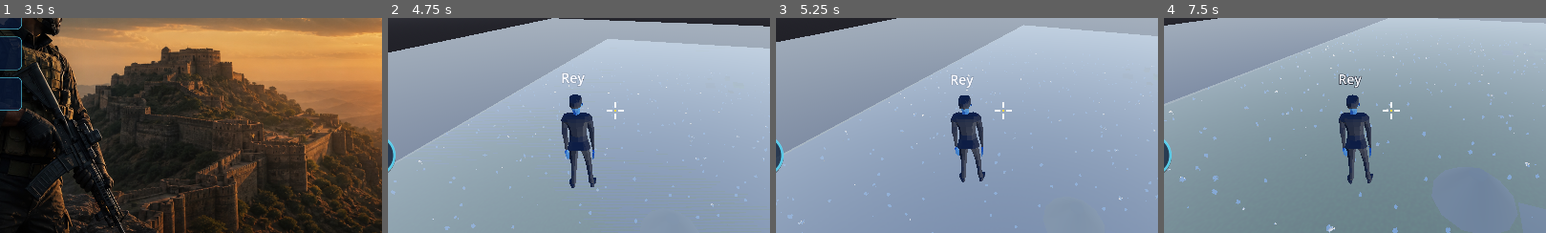
Above: before the commit, frames 1-4 (left to right).
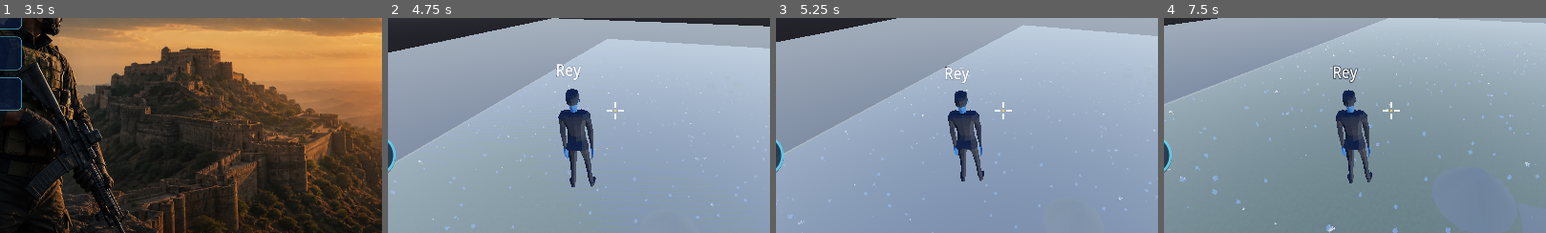
Above: after the commit, the same moments.

Repository: lk0024709-ux/Godot-fps-game-like-free-fire
Game: Godot game, scene res://scenes/splash.tscn
Two runs of this game, one before a commit and one after it. Both use one fixed random seed, a clock stepped at 60 frames per second and the inputs below.
Inputs (mouse positions are % of the whole screen's width and height, from its top left):
- Up to frame 1 (3.5 s): tap Enter at 0.5 s; move the mouse to (72, 45) at 0.52 s; hold D (move_right) 0.53-1.25 s; tap Space (jump) at 0.6, 0.77, 1.07, 1.25 s; click (72, 45) at 0.67 s; drag from (30, 55) to (45, 70) at 1.27 s; click "SOLO" at 2 s; click "SOLO" at 2.75 s
- Up to frame 2 (4.75 s): click "START BATTLE" at 3.5 s; move the mouse to (52, 48) at 4.27 s; hold W (move_forward) from 4.28 s (still down); right-click (52, 48) at 4.35 s; tap Space (jump) at 4.55 s
- Up to frame 3 (5.25 s): keep holding W (move_forward); move the mouse to (49, 52) at 5.02 s; tap C (crouch) at 5.1 s; click (49, 52) at 5.17 s
- Up to frame 4 (7.5 s): keep holding W (move_forward); tap Space (jump) at 5.27, 5.57, 6.02, 6.05, 6.32, 6.77, 7.07 s; tap Shift (sprint) at 5.3, 6.8 s; move the mouse to (57, 51) at 5.77 s; tap F (eject) at 5.85 s; tap R (reload) at 6.4 s; move the mouse to (42, 49) at 6.52 s; click (42, 49) at 6.6 s; move the mouse to (51, 50) at 7.27 s; tap H (heal) at 7.35 s; click (51, 50) at 7.42 s
The pictures show only the part of the screen within x 20-70%, y 28-78%; the shares and areas given below are measured in that part.

Frame 1 is identical in both runs. In frame 2, 1.4% of the frame differs, in the area x 44-55%, y 21-80%; in frame 3, 1.3%; in frame 4, 1.6%, in the area x 44-55%, y 22-78%.

Commit message:
feat: animate boneless player and enemy characters
Co-authored-by: arena-agent <297053741+arena-agent@users.noreply.github.com>

Diff:
--- a/scenes/enemy.tscn
+++ b/scenes/enemy.tscn
@@ -1,6 +1,7 @@
-[gd_scene load_steps=3 format=3]
+[gd_scene load_steps=4 format=3]
 
 [ext_resource type="Script" path="res://scripts/enemy.gd" id="1_enemy"]
+[ext_resource type="Script" path="res://scripts/procedural_character_animator.gd" id="2_animator"]
 
 [sub_resource type="CapsuleShape3D" id="CapsuleShape3D_body"]
 radius = 0.45
@@ -15,6 +16,9 @@
 transform = Transform3D(1, 0, 0, 0, 1, 0, 0, 0, 1, 0, 0.9, 0)
 shape = SubResource("CapsuleShape3D_body")
 
+[node name="VisualHolder" type="Node3D" parent="."]
+script = ExtResource("2_animator")
+
 [node name="WallCheck" type="RayCast3D" parent="."]
 transform = Transform3D(1, 0, 0, 0, 1, 0, 0, 0, 1, 0, 0.9, 0)
 target_position = Vector3(0, 0, -1.4)
--- a/scenes/player.tscn
+++ b/scenes/player.tscn
@@ -1,7 +1,8 @@
-[gd_scene load_steps=5 format=3]
+[gd_scene load_steps=6 format=3]
 
 [ext_resource type="Script" path="res://scripts/player.gd" id="1_player"]
 [ext_resource type="Script" path="res://scripts/combat_effects.gd" id="2_effects"]
+[ext_resource type="Script" path="res://scripts/procedural_character_animator.gd" id="3_animator"]
 
 [sub_resource type="CapsuleShape3D" id="CapsuleShape3D_player"]
 radius = 0.4
@@ -18,6 +19,9 @@
 [node name="CollisionShape3D" type="CollisionShape3D" parent="."]
 transform = Transform3D(1, 0, 0, 0, 1, 0, 0, 0, 1, 0, 0.9, 0)
 shape = SubResource("CapsuleShape3D_player")
+
+[node name="VisualHolder" type="Node3D" parent="."]
+script = ExtResource("3_animator")
 
 [node name="Head" type="Node3D" parent="."]
 transform = Transform3D(1, 0, 0, 0, 1, 0, 0, 0, 1, 0, 1.55, 0)
--- a/scripts/combat_selftest.gd
+++ b/scripts/combat_selftest.gd
@@ -83,6 +83,58 @@
 	_check(is_equal_approx(arm.spring_length, 3.5), "TPV: hip-fire spring length returns to 3.5m")
 	_check(is_equal_approx(camera.fov, float(_player.base_fov)), "TPV: hip-fire FOV is restored")
 
+	# Shared boneless VisualHolder animation: exercise each state deterministically.
+	var player_visual = _player.visual_holder
+	var enemy_visual = _enemy.visual_holder
+	_check(player_visual != null and enemy_visual != null
+		and player_visual.get_script() == enemy_visual.get_script(),
+		"Animation: Player and Enemy share the same procedural VisualHolder animator")
+	_check(player_visual.get_node_or_null("Body") != null
+		and _player.collision_shape.get_parent() == _player and _player.head.get_parent() == _player,
+		"Animation: visual mesh is isolated from collision and camera hierarchy")
+
+	player_visual.set_motion(0.0, 0.0, true, 10.0)
+	player_visual._idle_phase = 0.0
+	player_visual._walk_phase = 0.0
+	player_visual._was_grounded = true
+	player_visual._landing_weight = 0.0
+	player_visual.position = Vector3.ZERO
+	player_visual.rotation = Vector3.ZERO
+	player_visual.scale = Vector3.ONE
+	for _i in 12:
+		player_visual._process(1.0 / 60.0)
+	_check(absf(player_visual.position.y) > 0.003 and absf(player_visual.scale.y - 1.0) > 0.001,
+		"Animation: idle breathing moves and gently scales the character")
+
+	player_visual.set_motion(6.0, 0.0, true, 10.0)
+	player_visual._walk_phase = 0.0
+	for _i in 12:
+		player_visual._process(1.0 / 60.0)
+	_check(absf(player_visual.position.y) > 0.01 and player_visual.rotation.x < deg_to_rad(-3.0)
+		and absf(player_visual.rotation.z) > deg_to_rad(0.5),
+		"Animation: walking adds vertical bob, forward lean and side sway")
+
+	player_visual.set_motion(0.0, 5.0, false, 10.0)
+	for _i in 12:
+		player_visual._process(1.0 / 60.0)
+	_check(player_visual.scale.y > 1.05, "Animation: jumping stretches visual Y scale")
+	player_visual.set_motion(0.0, -5.0, false, 10.0)
+	for _i in 12:
+		player_visual._process(1.0 / 60.0)
+	_check(player_visual.rotation.x > deg_to_rad(3.0), "Animation: falling tilts the character backward")
+	player_visual.set_motion(0.0, 0.0, true, 10.0)
+	player_visual._process(1.0 / 60.0)
+	_check(player_visual.scale.y < 0.93, "Animation: landing applies an immediate squash pose")
+
+	enemy_visual.set_motion(2.6, 0.0, true, 2.6)
+	enemy_visual._walk_phase = 0.0
+	enemy_visual._was_grounded = true
+	enemy_visual._landing_weight = 0.0
+	for _i in 12:
+		enemy_visual._process(1.0 / 60.0)
+	_check(absf(enemy_visual.position.y) > 0.01 and enemy_visual.rotation.x < deg_to_rad(-4.0),
+		"Animation: enemy uses the same movement bob and forward lean")
+
 	_check(int(_player.max_health) == 200 and int(_player.health) == 200,
 		"Balance: Player starts at 200/200 HP")
 	_check(is_equal_approx(float(_enemy.max_health), 200.0) and is_equal_approx(float(_enemy.health), 200.0),
--- a/scripts/enemy.gd
+++ b/scripts/enemy.gd
@@ -10,13 +10,14 @@
 ##
 ## BODY (Phase 4): pehle yahan ek rang-biranga CAPSULE box tha. Ab downloaded OBJ
 ## character model (male_1..male_5 / female_1..female_5 me se random) lagta hai,
-## uspe gehra laal tint (0.55, 0.12, 0.12), height 1.8m, aur chalte waqt
-## sine-wave animation chalti hai. Model na mile to kuch nahi lagta —
+## uspe gehra laal tint (0.55, 0.12, 0.12), height 1.8m, aur VisualHolder par
+## shared procedural breathing/bob/lean animation chalti hai. Model na mile to kuch nahi lagta —
 ## phir bhi poora gameplay (chase/attack/damage/score) chalta rehta hai.
 ##
 ## NOTE (animation): hamare OBJ characters ek hi mesh hote hain (alag leg_l/arm_l
-## nodes nahi). Aise me poora body halka bounce + side-sway karta hai (chalne jaisa).
-## Jin models me limb nodes mil jayein (purana FBX pack) unke haath-pair alag hilte hain.
+## nodes nahi). Isliye player/enemy ka shared VisualHolder whole-mesh breathing,
+## bob, lean, sway, jump/fall stretch aur landing squash karta hai. Collision/camera
+## ko transform nahi kiya jata. Legacy limb nodes milne par optional swing bhi hai.
 ##
 
 signal died(enemy: Node3D)
@@ -43,6 +44,7 @@
 @export var animation_speed: float = 7.0  ## chalte waqt haath-pair ki raftaar
 
 @onready var wall_check: RayCast3D = $WallCheck
+@onready var visual_holder = $VisualHolder
 
 var health: float = 200.0
 var is_dead: bool = false
@@ -94,7 +96,7 @@
 		_character_name = "Dushman"
 
 	model.name = "Body"
-	add_child(model)
+	visual_holder.add_child(model)
 	_body = model
 
 	# 1.8m + pair zameen pe (downloaded model already 1.8m hota hai — safety net)
@@ -195,6 +197,13 @@
 		wall_check.add_exception(_player)
 
 
+func _process(_delta: float) -> void:
+	if visual_holder == null:
+		return
+	var horizontal_speed: float = Vector2(velocity.x, velocity.z).length()
+	visual_holder.set_motion(horizontal_speed, velocity.y, is_on_floor(), move_speed)
+
+
 func _physics_process(delta: float) -> void:
 	if is_dead:
 		return
@@ -252,24 +261,13 @@
 	move_and_slide()
 
 
-## Chalte waqt sine-wave animation. Model na ho to kuch nahi hota.
-##
-## Do tarah ke models hain:
-##   * alag limb nodes (leg_l/leg_r/arm_l/arm_r) -> wahi hilte hain
-##   * ek hi mesh (hamare OBJ characters) -> poora body bounce + side sway karta hai
-##     (chalne jaisa lagta hai; limb alag nahi hil sakte kyunki wo alag nodes hi nahi)
+## Optional legacy limb animation. OBJ/no-bone models skip this; the shared
+## VisualHolder animator handles their breathing, bob, lean, sway and landing.
 func _animate_limbs(delta: float) -> void:
-	if _body == null:
+	if _body == null or not _has_limbs:
 		return
 	var speed := animation_speed if _moving else 1.6
 	_walk_phase += delta * speed
-
-	if not _has_limbs:
-		var bounce := sin(_walk_phase * 2.0) * (0.05 if _moving else 0.012)
-		var sway := sin(_walk_phase) * (0.07 if _moving else 0.012)
-		_body.position.y = bounce
-		_body.rotation.z = sway
-		return
 
 	var leg_swing := sin(_walk_phase) * (0.55 if _moving else 0.05)
 	var arm_swing := -leg_swing * 0.7
--- a/scripts/player.gd
+++ b/scripts/player.gd
@@ -79,6 +79,7 @@
 @export var hitscan_range: float = 1200.0
 
 @onready var collision_shape: CollisionShape3D = $CollisionShape3D
+@onready var visual_holder = $VisualHolder
 @onready var head: Node3D = $Head
 @onready var spring_arm: SpringArm3D = $Head/SpringArm3D
 @onready var camera: Camera3D = $Head/SpringArm3D/Camera3D
@@ -403,7 +404,7 @@
 		return
 
 	model.name = "Body"
-	add_child(model)
+	visual_holder.add_child(model)
 
 	if name_tag:
 		_add_name_tag(model, CHARACTERS.display_name(character_index))
@@ -429,8 +430,9 @@
 
 func set_character(index: int) -> void:
 	character_index = index
-	var old := get_node_or_null("Body")
+	var old := visual_holder.get_node_or_null("Body") as Node3D
 	if old != null:
+		visual_holder.remove_child(old)
 		old.queue_free()
 	_build_body()
 
@@ -520,6 +522,22 @@
 	_pitch = clampf(_pitch - delta_vec.y * sens_scale, -limit, limit)
 
 
+# ============================================================ VISUAL MOTION ===
+
+func _process(_delta: float) -> void:
+	if visual_holder == null:
+		return
+	var horizontal_speed: float = Vector2(velocity.x, velocity.z).length()
+	var vertical_speed: float = velocity.y
+	var grounded: bool = is_on_floor()
+	if drop_state == DropState.IN_PLANE:
+		# Plane velocity must not make the passenger play a falling/running pose.
+		horizontal_speed = 0.0
+		vertical_speed = 0.0
+		grounded = true
+	visual_holder.set_motion(horizontal_speed, vertical_speed, grounded, sprint_speed)
+
+
 # ============================================================ PHYSICS LOOP ====
 
 func _physics_process(delta: float) -> void:
--- /dev/null
+++ b/scripts/procedural_character_animator.gd
@@ -0,0 +1,86 @@
+extends Node3D
+## Shared boneless character animation for Player and Enemy VisualHolder nodes.
+## Only this holder is transformed: collision, camera, weapon and fitted GLB/OBJ
+## model transforms remain independent. No Tweens or allocations are created per frame.
+
+@export var idle_bob_height: float = 0.02
+@export var idle_scale_amount: float = 0.01
+@export var walk_bob_height: float = 0.05
+@export var max_lean_deg: float = 9.0
+@export var side_sway_deg: float = 2.0
+@export var air_stretch_y: float = 1.10
+@export var landing_squash_y: float = 0.90
+
+var _horizontal_speed: float = 0.0
+var _vertical_speed: float = 0.0
+var _grounded: bool = true
+var _reference_speed: float = 6.0
+
+var _idle_phase: float = 0.0
+var _walk_phase: float = 0.0
+var _was_grounded: bool = true
+var _landing_weight: float = 0.0
+
+
+## Parent controllers feed actual CharacterBody3D motion after each physics tick.
+func set_motion(horizontal_speed: float, vertical_speed: float, on_ground: bool, reference_speed: float) -> void:
+	_horizontal_speed = maxf(0.0, horizontal_speed)
+	_vertical_speed = vertical_speed
+	_grounded = on_ground
+	_reference_speed = maxf(0.01, reference_speed)
+
+
+func _process(delta: float) -> void:
+	var just_landed: bool = _grounded and not _was_grounded
+	if just_landed:
+		# Immediate impact pose, followed by a smooth recovery below.
+		_landing_weight = 1.0
+		scale = Vector3(1.05, landing_squash_y, 1.05)
+		position.y = -0.03
+	elif not _grounded:
+		_landing_weight = 0.0
+	else:
+		_landing_weight = move_toward(_landing_weight, 0.0, delta * 4.5)
+	_was_grounded = _grounded
+
+	var speed_ratio: float = clampf(_horizontal_speed / _reference_speed, 0.0, 1.0)
+	var moving: bool = _grounded and _horizontal_speed > 0.12
+	_idle_phase += delta * 2.0
+
+	var target_position := Vector3.ZERO
+	var target_rotation := Vector3.ZERO
+	var target_scale := Vector3.ONE
+
+	if not _grounded:
+		# Boneless jump/fall silhouette: stretched Y and a slight backward fall tilt.
+		target_scale = Vector3(0.96, air_stretch_y, 0.96)
+		target_position.y = 0.02
+		target_rotation.x = deg_to_rad(7.0) if _vertical_speed < -0.2 else deg_to_rad(-3.0)
+	elif moving:
+		# Faster movement increases step frequency, bob amplitude and forward lean.
+		var step_frequency: float = lerpf(7.0, 12.0, speed_ratio)
+		_walk_phase += delta * step_frequency
+		var bob_amplitude: float = walk_bob_height * lerpf(0.70, 1.0, speed_ratio)
+		target_position.y = sin(_walk_phase) * bob_amplitude
+		target_rotation.x = -deg_to_rad(lerpf(4.0, max_lean_deg, speed_ratio))
+		target_rotation.z = sin(_walk_phase) * deg_to_rad(side_sway_deg)
+	else:
+		# Idle breathing intentionally remains subtle (about +/-2cm and +/-1% Y).
+		var breath: float = sin(_idle_phase)
+		target_position.y = breath * idle_bob_height
+		target_scale.y = 1.0 + breath * idle_scale_amount
+
+	if _grounded and _landing_weight > 0.0:
+		target_position.y = lerpf(target_position.y, -0.03, _landing_weight)
+		target_scale.x = lerpf(target_scale.x, 1.05, _landing_weight)
+		target_scale.y = lerpf(target_scale.y, landing_squash_y, _landing_weight)
+		target_scale.z = lerpf(target_scale.z, 1.05, _landing_weight)
+
+	var blend: float = 1.0 - exp(-delta * 14.0)
+	position = position.lerp(target_position, blend)
+	rotation = Vector3(
+		lerpf(rotation.x, target_rotation.x, blend),
+		lerpf(rotation.y, target_rotation.y, blend),
+		lerpf(rotation.z, target_rotation.z, blend)
+	)
+	scale = scale.lerp(target_scale, blend)
Not shown, changed: README.md
